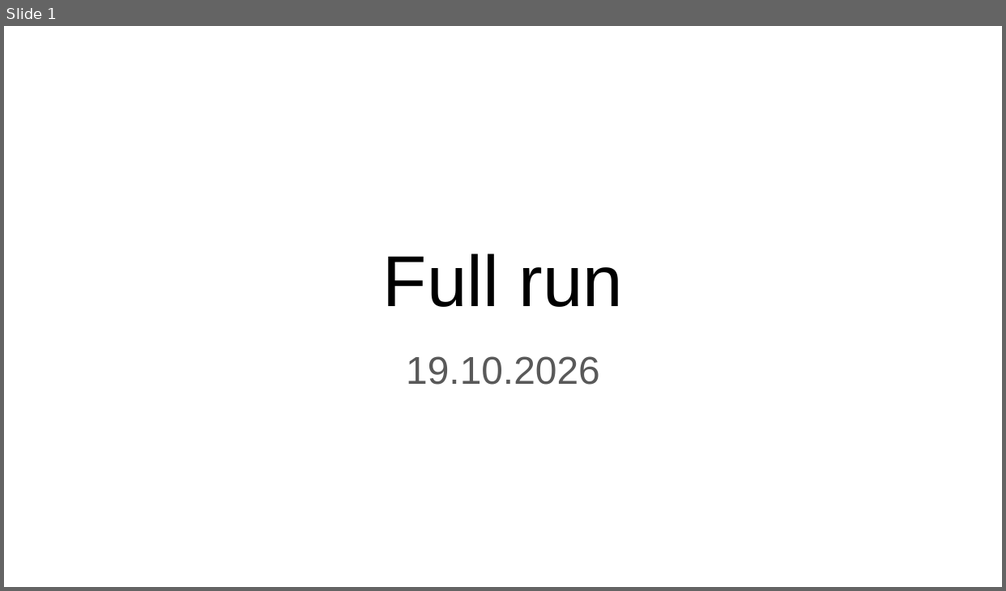
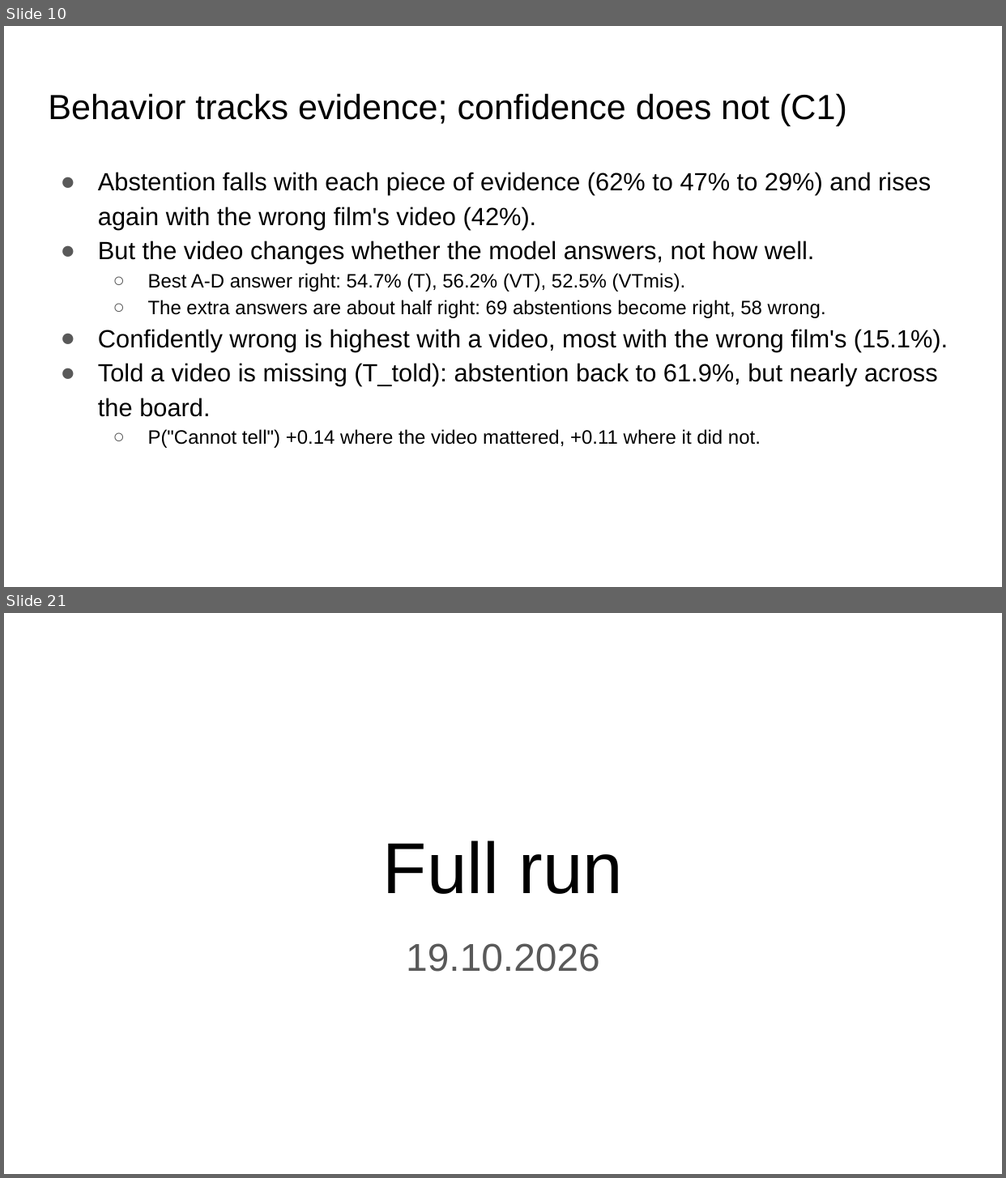
Before and after one commit to seriozh1/ai-alignment-demands-emotions, a slide deck: files/AI Alignemnt Emotions all slides.pptx. Shown one above the other, each under a label of ours: slide 1 before the commit, slides 10 and 21 after it; the slides between them are not shown. The pictures are 1006x591 and 1006x1178 pixels, drawn with LibreOffice and Linux fonts; fonts in the diff are those of the drawing. Boxes give left, top, right and bottom in pixels: in the first picture for what was removed or moved away, otherwise in the second. Text is boxed around its words. In the diff, an @@ line names an element or a change of style, - is before the commit and + after.

```diff
--- a/files/AI Alignemnt Emotions all slides.pptx
+++ b/files/AI Alignemnt Emotions all slides.pptx
@@ slide 10 added at (4, 26, 1002, 587), background #FFFFFF @@
@@ title added at (48, 93, 847, 126), 25.2 pt, text #000000 @@
+Behavior tracks evidence; confidence does not (C1)
@@ text added at (98, 172, 948, 448), 18 pt, text #000000 @@
+● Abstention falls with each piece of evidence (62% to 47% to 29%) and rises again with the wrong film's video (42%).
+● But the video changes whether the model answers, not how well.
+  ○ Best A-D answer right: 54.7% (T), 56.2% (VT), 52.5% (VTmis).
+  ○ The extra answers are about half right: 69 abstentions become right, 58 wrong.
+● Confidently wrong is highest with a video, most with the wrong film's (15.1%).
+● Told a video is missing (T_told): abstention back to 61.9%, but nearly across the board.
+  ○ P("Cannot tell") +0.14 where the video mattered, +0.11 where it did not.
@@ what was slide 1 is now slide 21 @@
```
Also in this commit, not shown: 12 slides changed, 19 other slides added, 2 slides removed, 30 other files.
